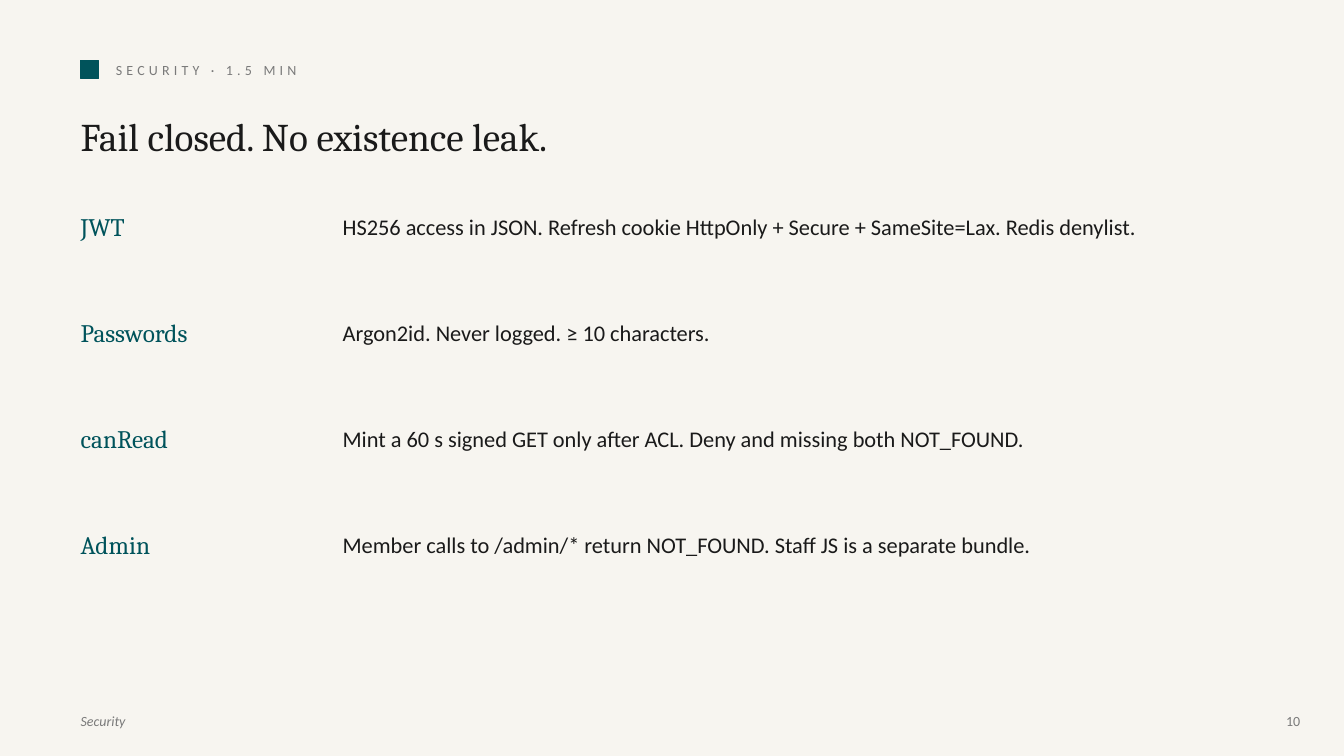
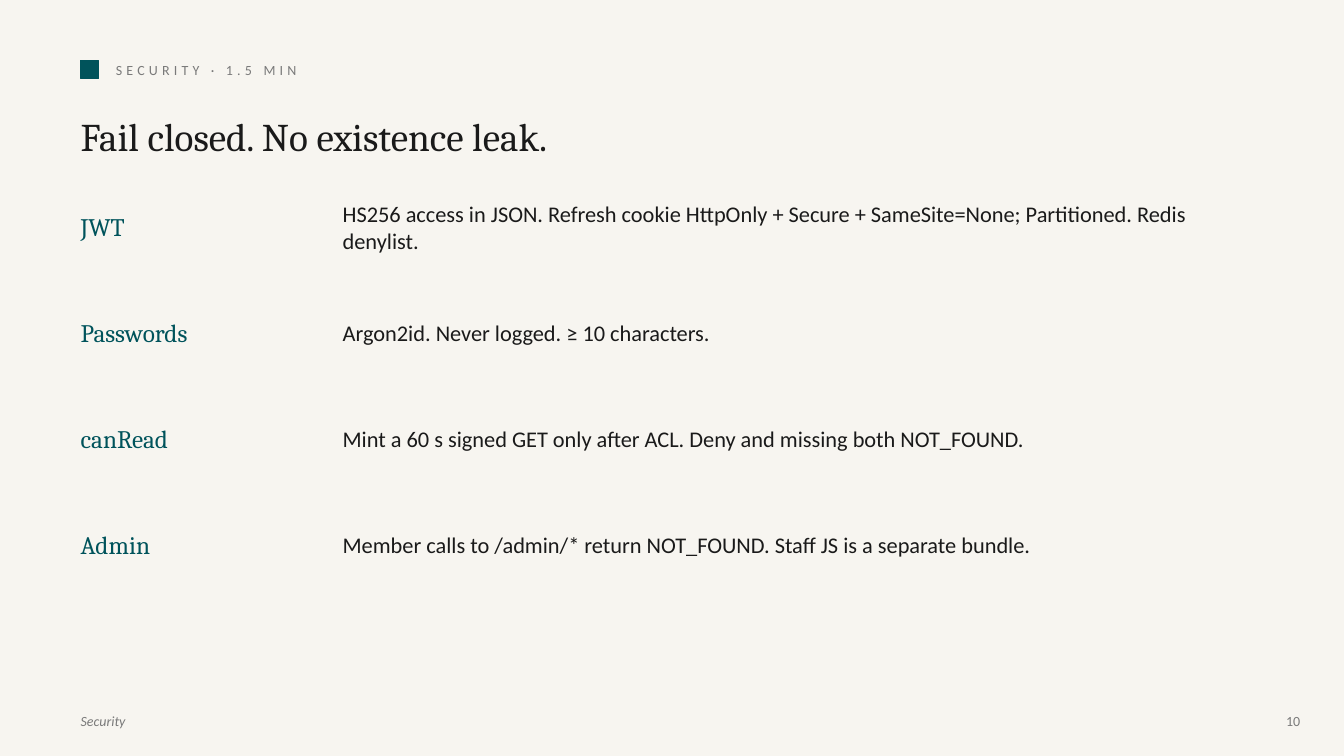
Before and after one commit to Projet-de-compensation-2025-2026/gym-buddy-documentation, a slide deck: slide 10 of 99-Academic-deliverables/Gym-Buddies-defense.pptx. Drawn at 1344x756 pixels with LibreOffice and Linux fonts; fonts in the diff are those of the drawing. Boxes give left, top, right and bottom in pixels: in the first picture for what was removed or moved away, otherwise in the second. Text is boxed around its words. In the diff, an @@ line names an element or a change of style, - is before the commit and + after.

Commit message:
docs(#71): capture live v1.1.0 screenshots for the academic pack
Fold Pages v1.1.0 member shots 1-14, wiki Mermaid 17-18, and VPS
health 19 into the report PDF and defense deck. Admin 15-16 stay
blocked on staff bootstrap (#78). Cookie line matches live
SameSite=None; Partitioned.

Refs: Projet-de-compensation-2025-2026/gym-buddy-documentation#71

```diff
--- a/99-Academic-deliverables/Gym-Buddies-defense.pptx
+++ b/99-Academic-deliverables/Gym-Buddies-defense.pptx
@@ text at (x1=343, y1=206, x2=1185, y2=253): text changed @@
-HS256 access in JSON. Refresh cookie HttpOnly + Secure + SameSite=Lax. Redis denylist.
+HS256 access in JSON. Refresh cookie HttpOnly + Secure + SameSite=None; Partitioned. Redis denylist.
```
Also in this commit, not shown: 5 other slides changed, 35 other files.
